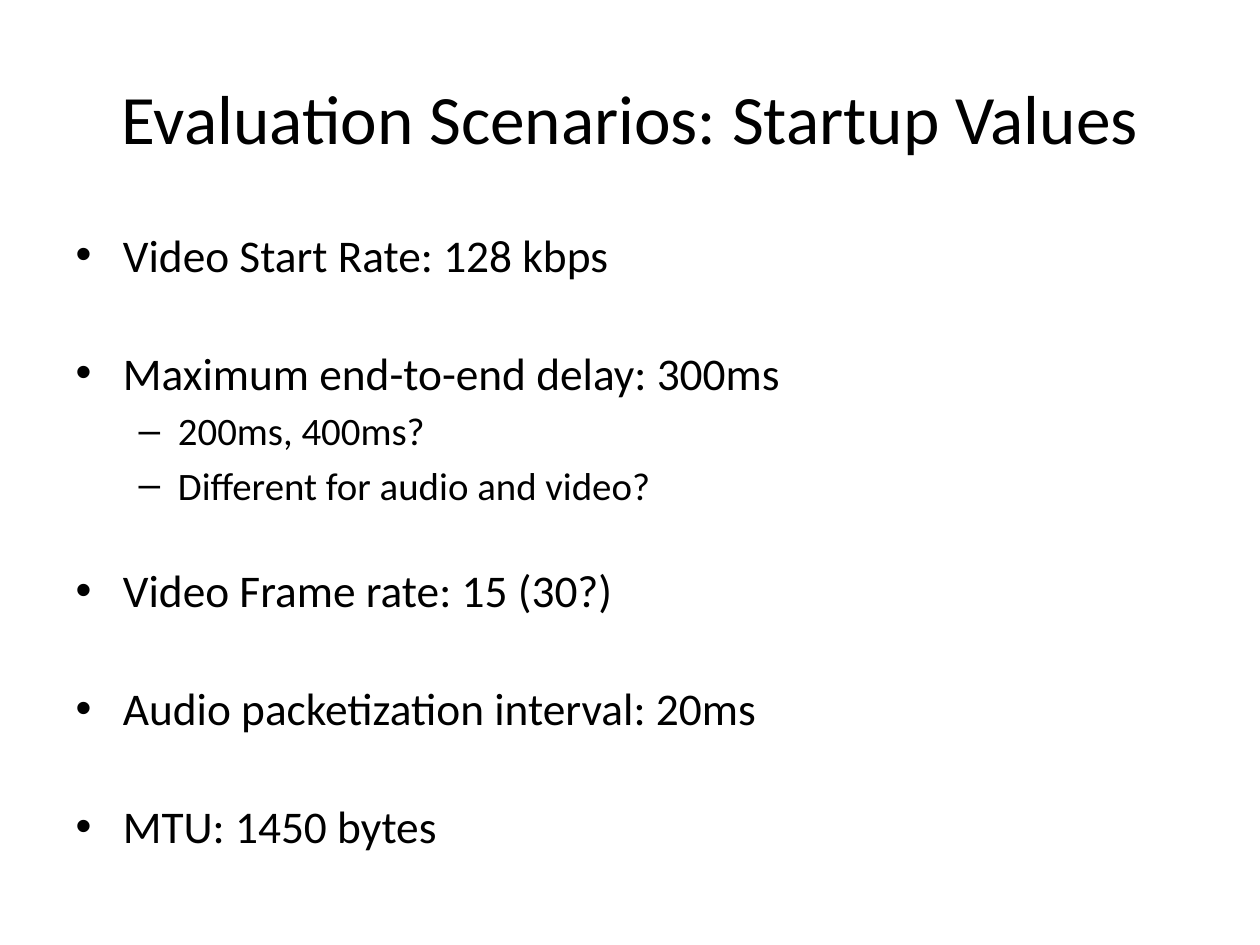
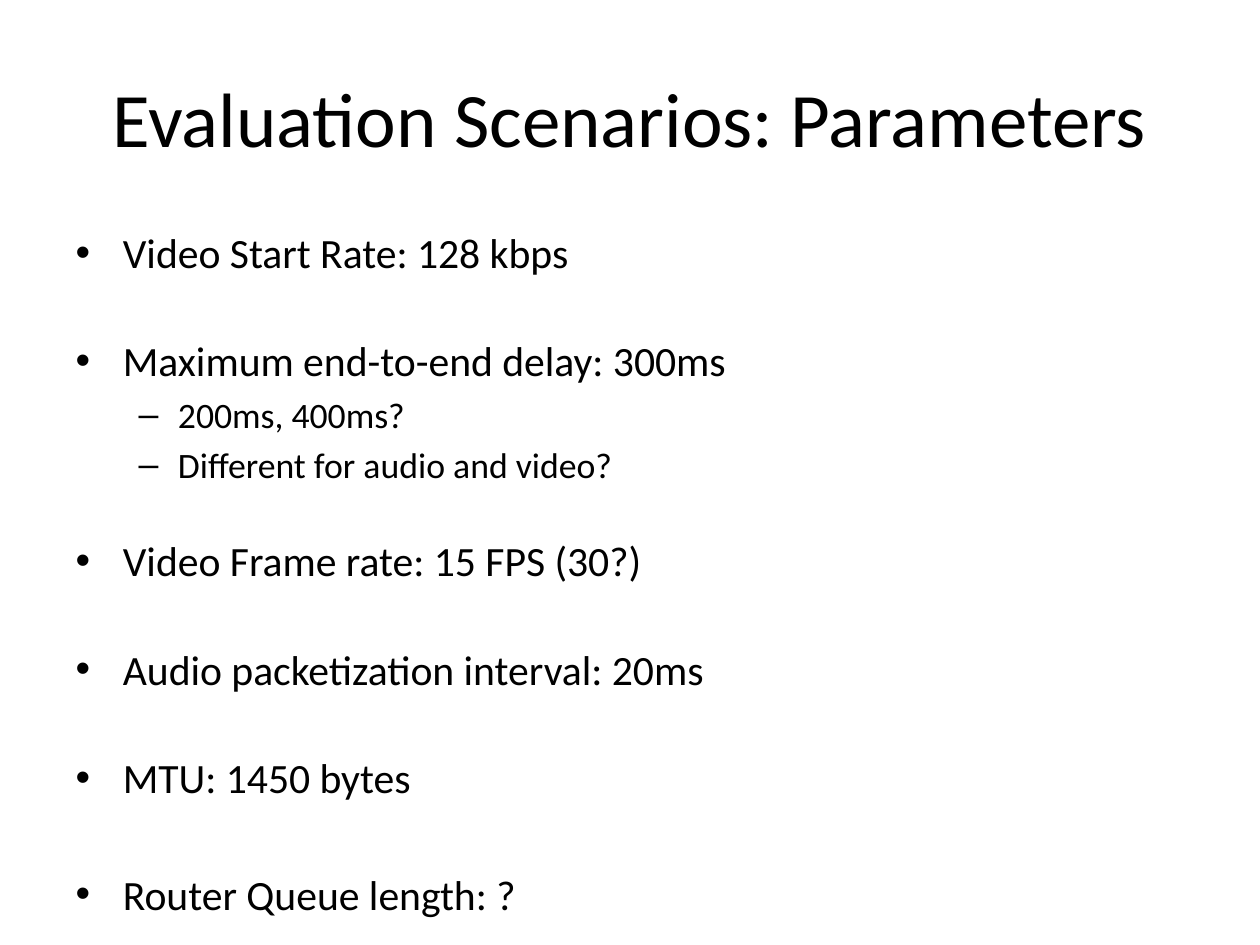
Before and after one commit to protocols-comnet/rmcat-eval-criteria, a slide deck: slide 5 of ppt-ietf86-rmcat-cc-eval-00.pptx. Drawn at 1260x945 pixels with LibreOffice and Linux fonts; fonts in the diff are those of the drawing. Boxes give left, top, right and bottom in pixels: in the first picture for what was removed or moved away, otherwise in the second. Text is boxed around its words. In the diff, an @@ line names an element or a change of style, - is before the commit and + after.

```diff
--- a/ppt-ietf86-rmcat-cc-eval-00.pptx
+++ b/ppt-ietf86-rmcat-cc-eval-00.pptx
@@ title at box(112, 93, 1146, 148): text changed; size 39.6 to 44 pt @@
-Evaluation Scenarios: Startup Values
+Evaluation Scenarios: Parameters
@@ text at box(123, 239, 726, 800): paragraph added @@
+• Router Queue length: ?
@@ text at box(123, 239, 726, 800): size 25.9 to 23.8 pt in "Video Start Rate: 128 kbps", "Maximum end-to-end delay: 300ms", "Audio packetization interval: 20ms", "MTU: 1450 bytes"; size 22.2 to 20.4 pt in "200ms, 400ms?", "Different for audio and video?" @@
@@ text at box(123, 545, 642, 582): text changed; size 25.9 to 23.8 pt @@
-• Video Frame rate: 15 (30?)
+• Video Frame rate: 15 FPS (30?)
```
Also in this commit, not shown: 3 other slides changed.
